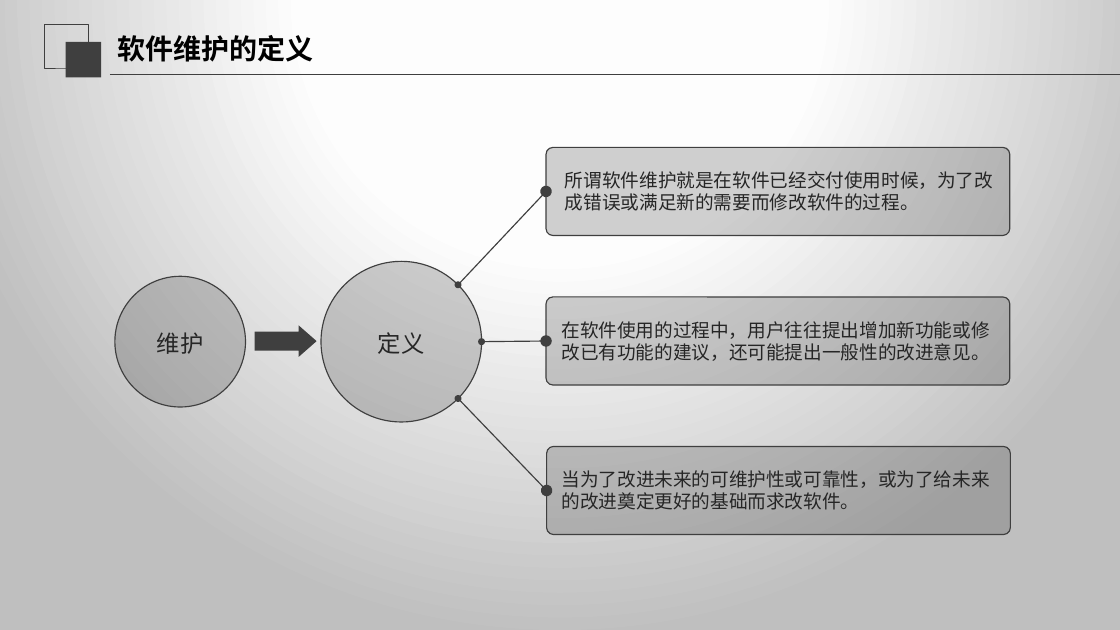
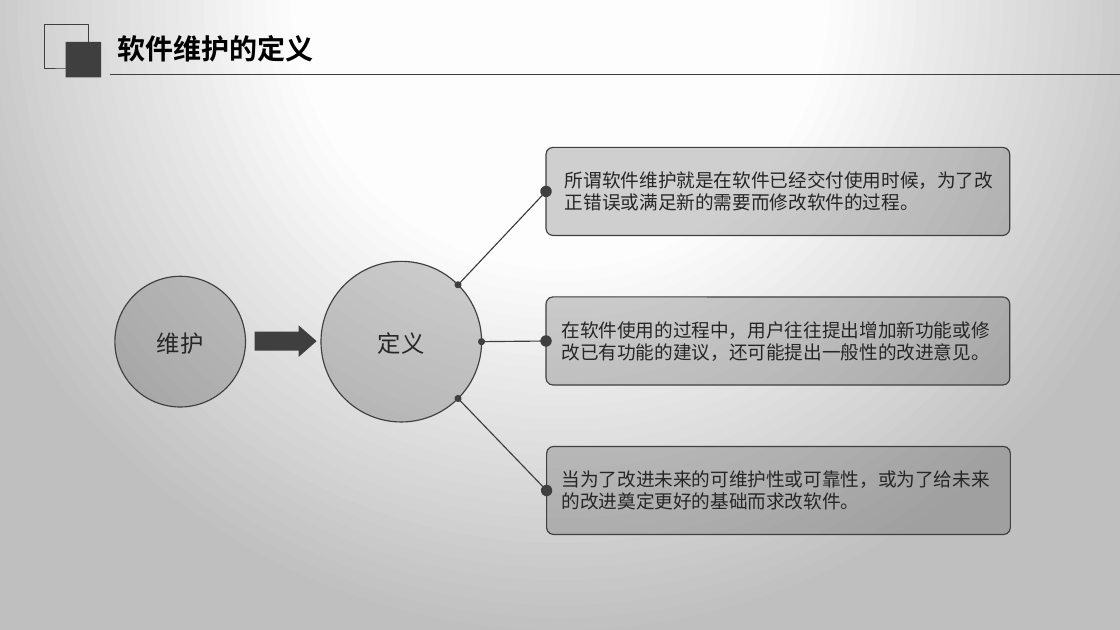
Before and after one commit to SE2020-G02/OurSudoku, a slide deck: slide 68 of SE2020-G02-实现阶段/翻转课堂 7.6白盒测试.pptx. Drawn at 1120x630 pixels with LibreOffice and Linux fonts; fonts in the diff are those of the drawing. Boxes give left, top, right and bottom in pixels: in the first picture for what was removed or moved away, otherwise in the second. Text is boxed around its words. In the diff, an @@ line names an element or a change of style, - is before the commit and + after.

```diff
--- a/SE2020-G02-实现阶段/翻转课堂 7.6白盒测试.pptx
+++ b/SE2020-G02-实现阶段/翻转课堂 7.6白盒测试.pptx
@@ text at (565, 171, 993, 211): text changed @@
-所谓软件维护就是在软件已经交付使用时候，为了改成错误或满足新的需要而修改软件的过程。
+所谓软件维护就是在软件已经交付使用时候，为了改正错误或满足新的需要而修改软件的过程。
```
Also in this commit, not shown: 3 other slides changed, 1 other file.
